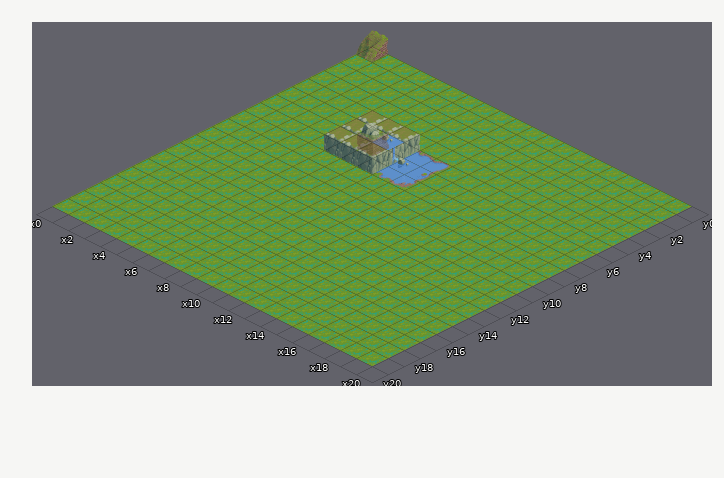
Tiled map, stored at isomap.tmx. The picture above was drawn from the file before the commit.
Cells are 64x32 px. Isometric: x runs down to the right, y down to the left. Shown: x 0..20, y 0..20.
The same view after the edit:
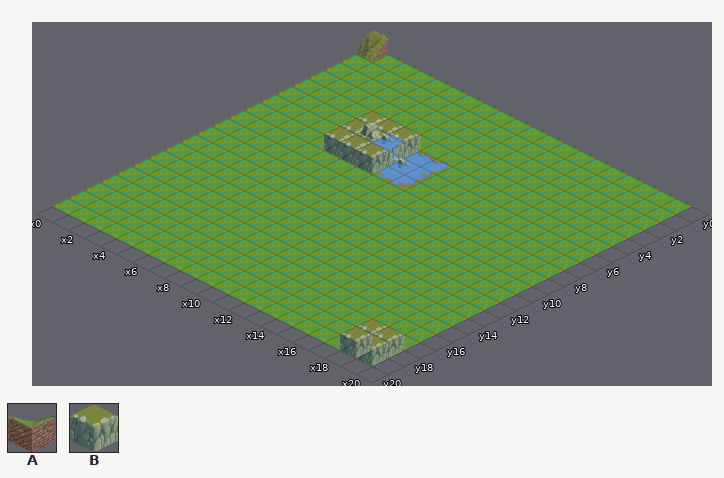
Key: from "tileset": A 40, B 71.
Objects are placed by the point they stand on, in cells (3,4 is the top-left corner of cell 3,4); size is 1x1 cell unless given.
From the commit log: Object draw order fix and bbox update optimization Update demo
Changes in this commit:
--- layer "Object Layer 1"
-A at 6.9,6.8 size 1x2
--- layer "Object Layer 2" (added)
+B at 19,19 size 1x2
+B at 20,19 size 1x2
+B at 20,20 size 1x2
+B at 19,20 size 1x2
Changed places in both pictures, as pixel boxes (x1, y1, x2, y2):
removed: (357, 132, 389, 156)
added: (340, 318, 404, 366)
